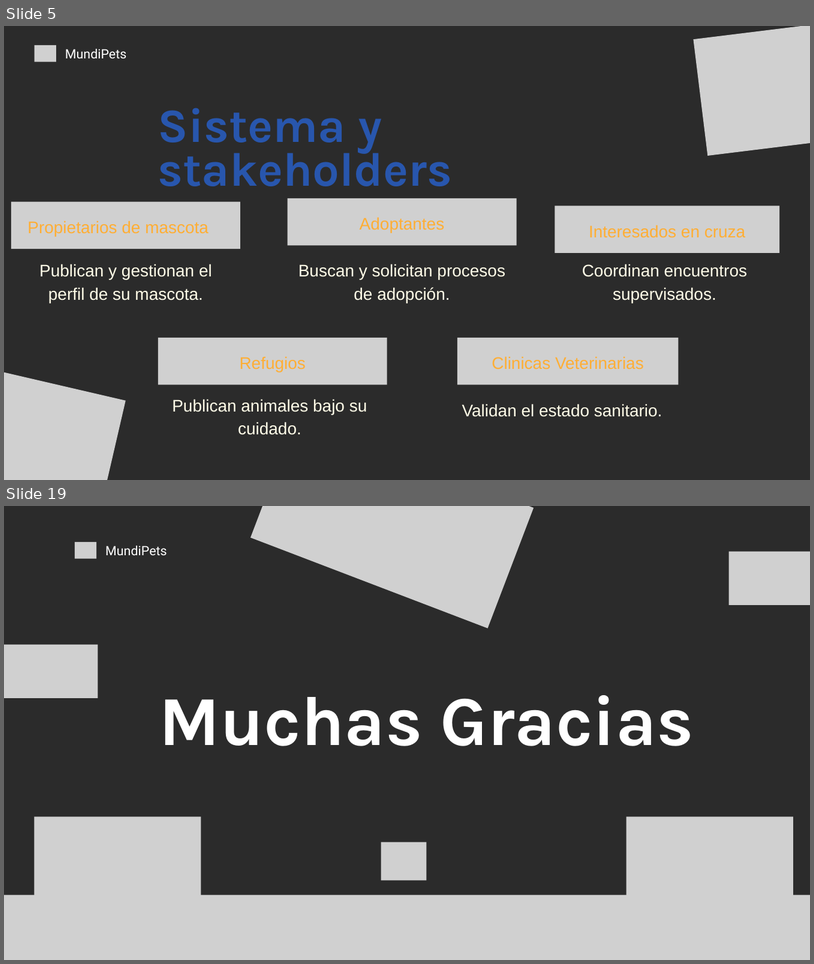
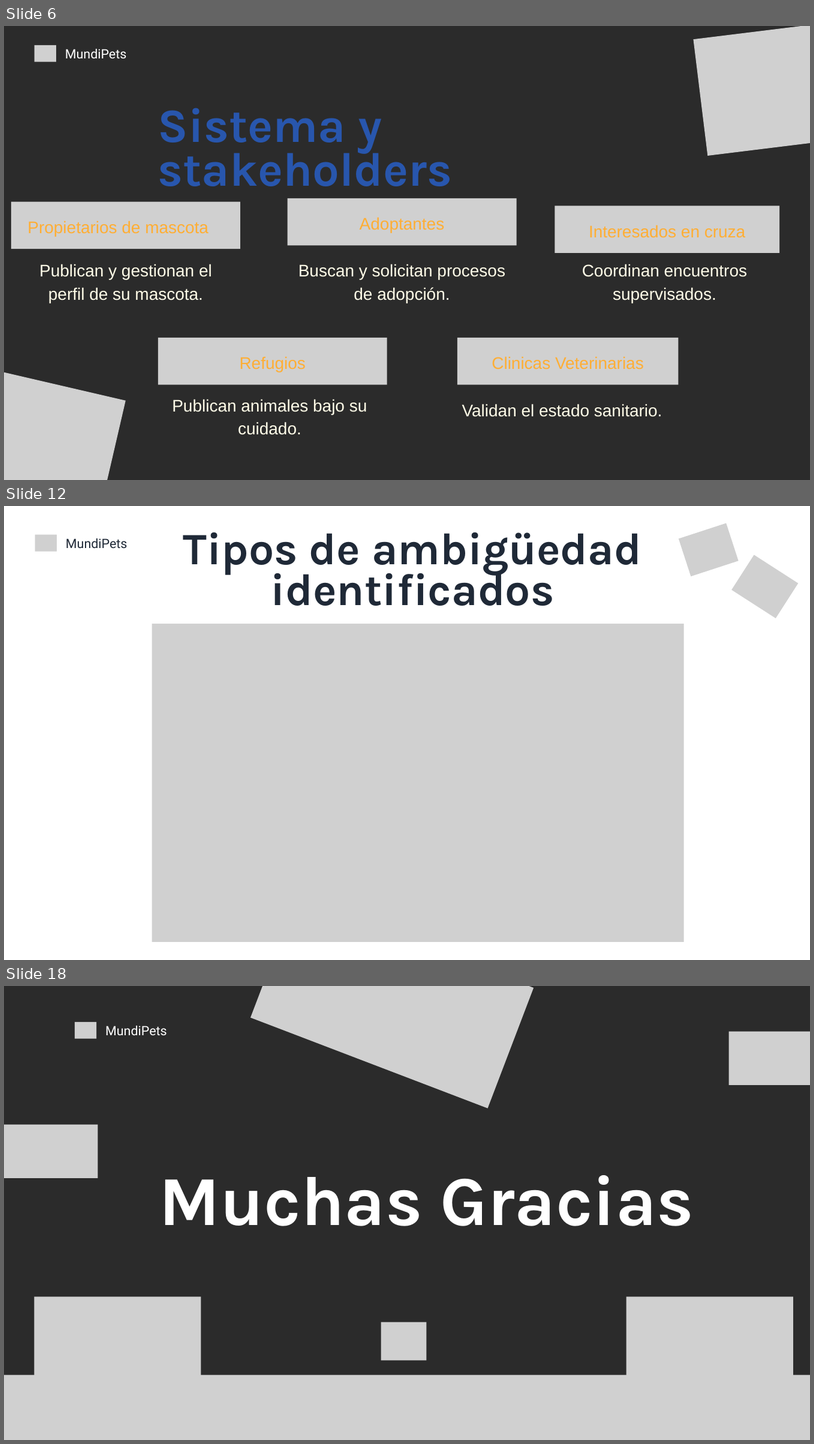
Before and after one commit to andymendozap03/MundiPets-PFC-IngReq, a slide deck: 09_Defensa/Presentación.pptx. Shown one above the other, each under a label of ours: slides 5 and 19 before the commit, slides 6, 12 and 18 after it; the slides between them are not shown. The pictures are 814x964 and 814x1444 pixels, drawn with LibreOffice and Linux fonts; fonts in the diff are those of the drawing; grey boxes stand for pictures; background and template pictures are left out; a plain dark background stands for a picture behind light text. Boxes give left, top, right and bottom in pixels: in the first picture for what was removed or moved away, otherwise in the second. Text is boxed around its words. In the diff, an @@ line names an element or a change of style, - is before the commit and + after.

Commit message:
Actualizar presentacion defensa MundiPets

```diff
--- a/09_Defensa/Presentación.pptx
+++ b/09_Defensa/Presentación.pptx
@@ slide 12 added at (4, 506, 810, 960), background picture (left out) @@
@@ picture added at (679, 523, 738, 576) @@
@@ picture added at (35, 535, 57, 551) @@
@@ text added at (66, 538, 128, 548), 23 pt, text #1F2937 @@
+MundiPets
@@ text added at (183, 532, 642, 606), 80 pt, text #1F2937, bold @@
+Tipos de ambigüedad identificados
@@ picture added at (732, 555, 798, 618) @@
@@ picture added at (152, 624, 684, 942) @@
@@ what was slide 5 is now slide 6 @@
@@ what was slide 19 is now slide 18 @@
```
Also in this commit, not shown: 11 other slides added, 13 slides removed, 1 other file.
